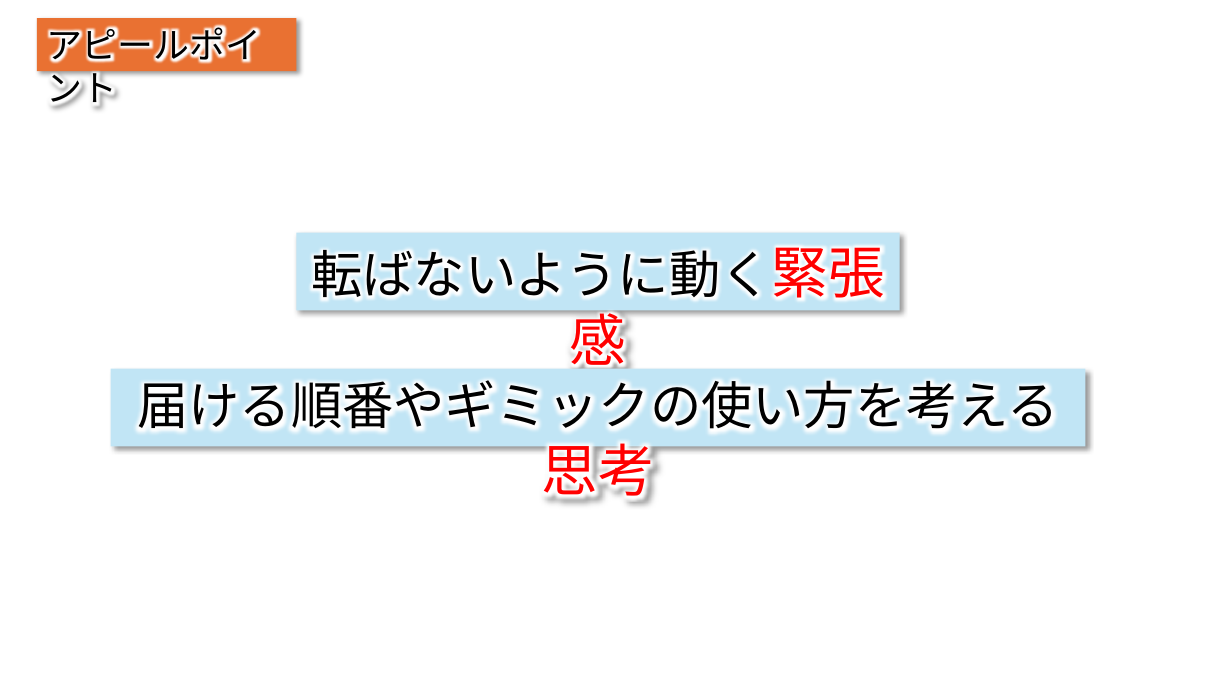
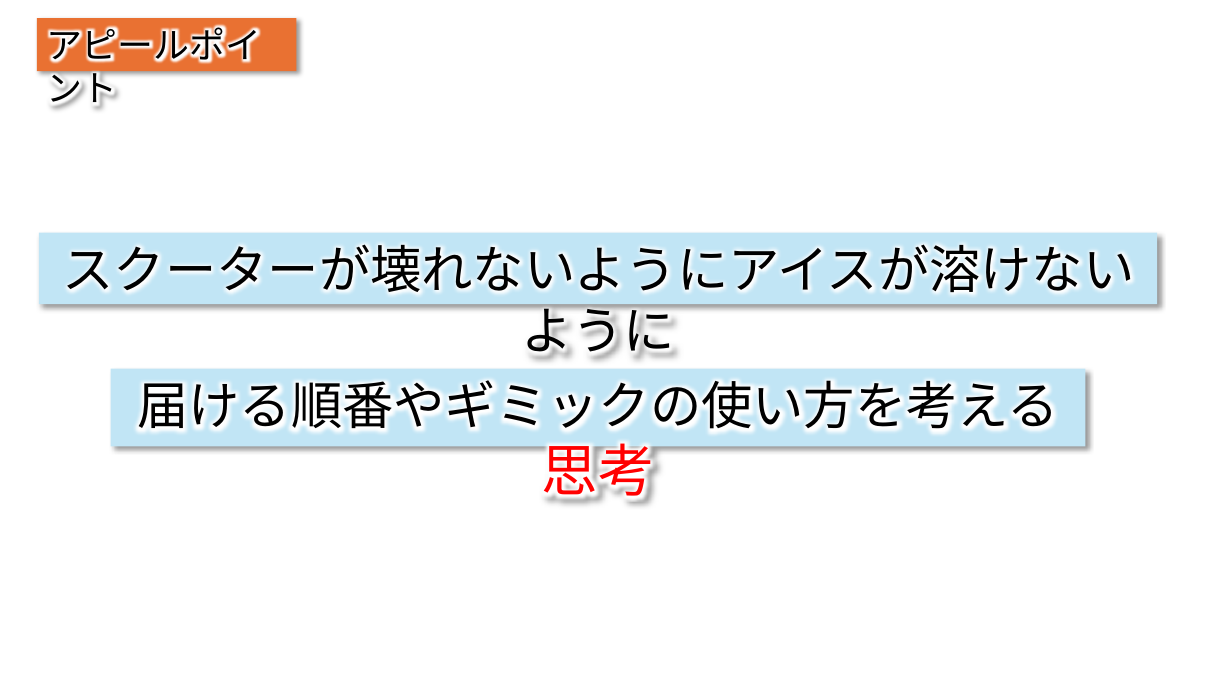
Before and after one commit to IbukiOkusada/GradProject, a slide deck: slide 8 of 企画書/カットビ企画書.pptx. Drawn at 1232x693 pixels with LibreOffice and Linux fonts; fonts in the diff are those of the drawing. Boxes give left, top, right and bottom in pixels: in the first picture for what was removed or moved away, otherwise in the second. Text is boxed around its words. In the diff, an @@ line names an element or a change of style, - is before the commit and + after.

Commit message:
ぽいぽいアイス

```diff
--- a/企画書/カットビ企画書.pptx
+++ b/企画書/カットビ企画書.pptx
@@ rectangle "スクーターが壊れないようにアイスが溶けないように" resized from (x1=297, y1=233, x2=900, y2=311) to (x1=39, y1=233, x2=1157, y2=304) @@
@@ text in rectangle at (x1=63, y1=244, x2=1135, y2=359): text changed @@
-転ばないように動く緊張感
+スクーターが壊れないようにアイスが溶けないように
```
Also in this commit, not shown: 3 other slides changed.
